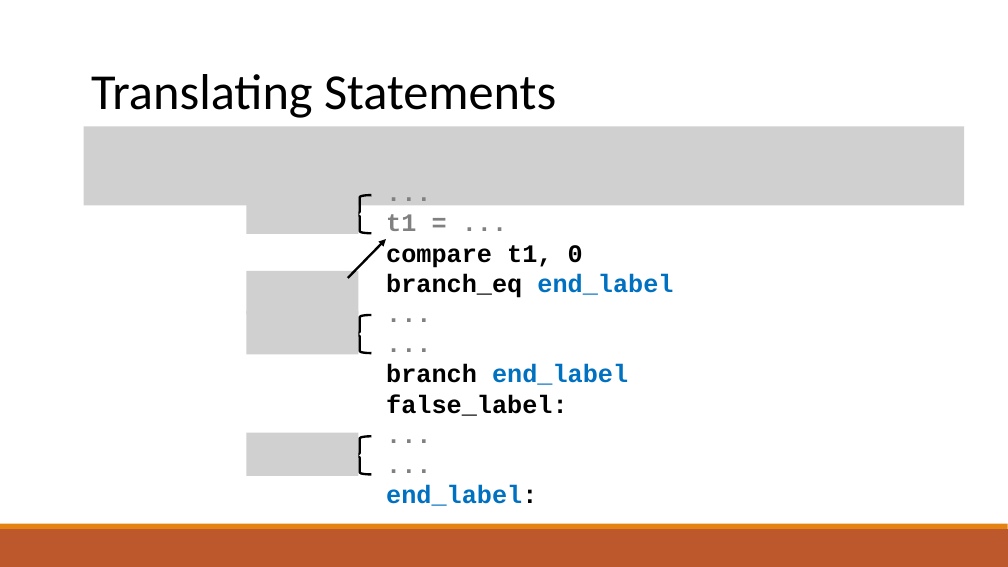
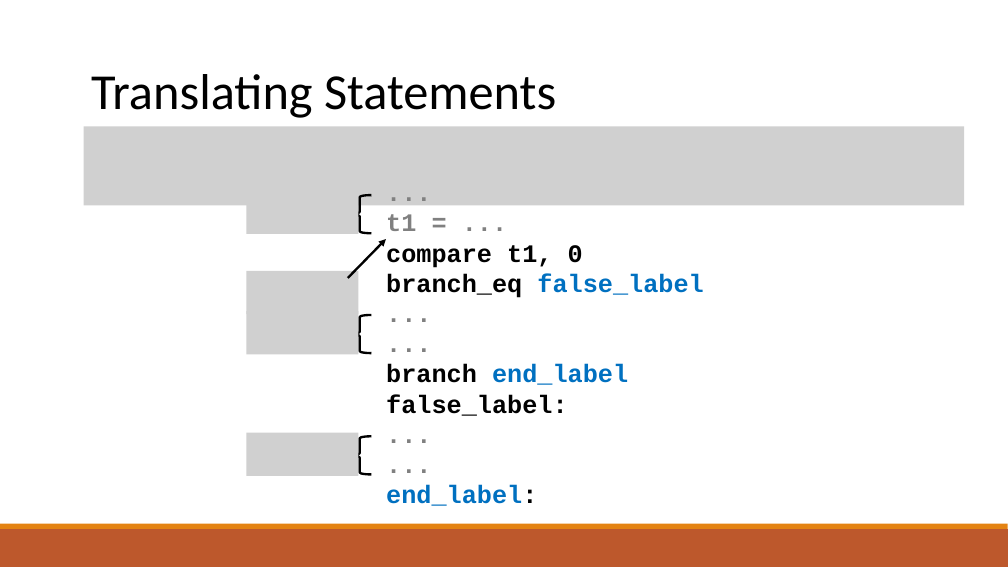
Before and after one commit to raghadzeidan/COMPILATION_TAU_FOR_STUDENTS, a slide deck: slide 26 of new_slides/IR.pptx. Drawn at 1008x567 pixels with LibreOffice and Linux fonts; fonts in the diff are those of the drawing; grey boxes stand for pictures. Boxes give left, top, right and bottom in pixels: in the first picture for what was removed or moved away, otherwise in the second. Text is boxed around its words. In the diff, an @@ line names an element or a change of style, - is before the commit and + after.

```diff
--- a/new_slides/IR.pptx
+++ b/new_slides/IR.pptx
@@ text at [386, 273, 703, 298]: text changed; text colour #000000 to #0070C0 @@
-branch_eq end_label
+branch_eq false_label
```
Also in this commit, not shown: 3 other slides changed, 1 other file.
